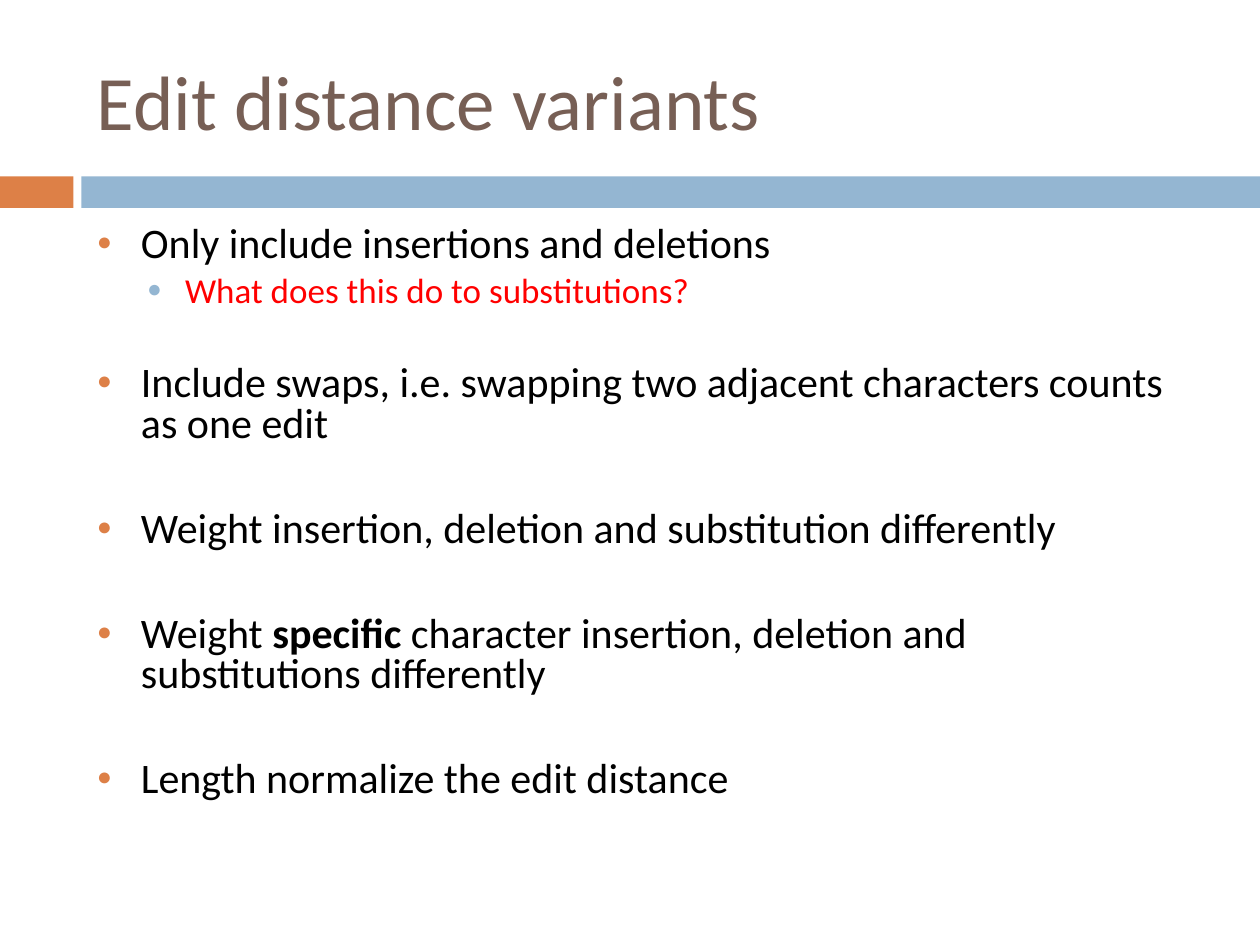
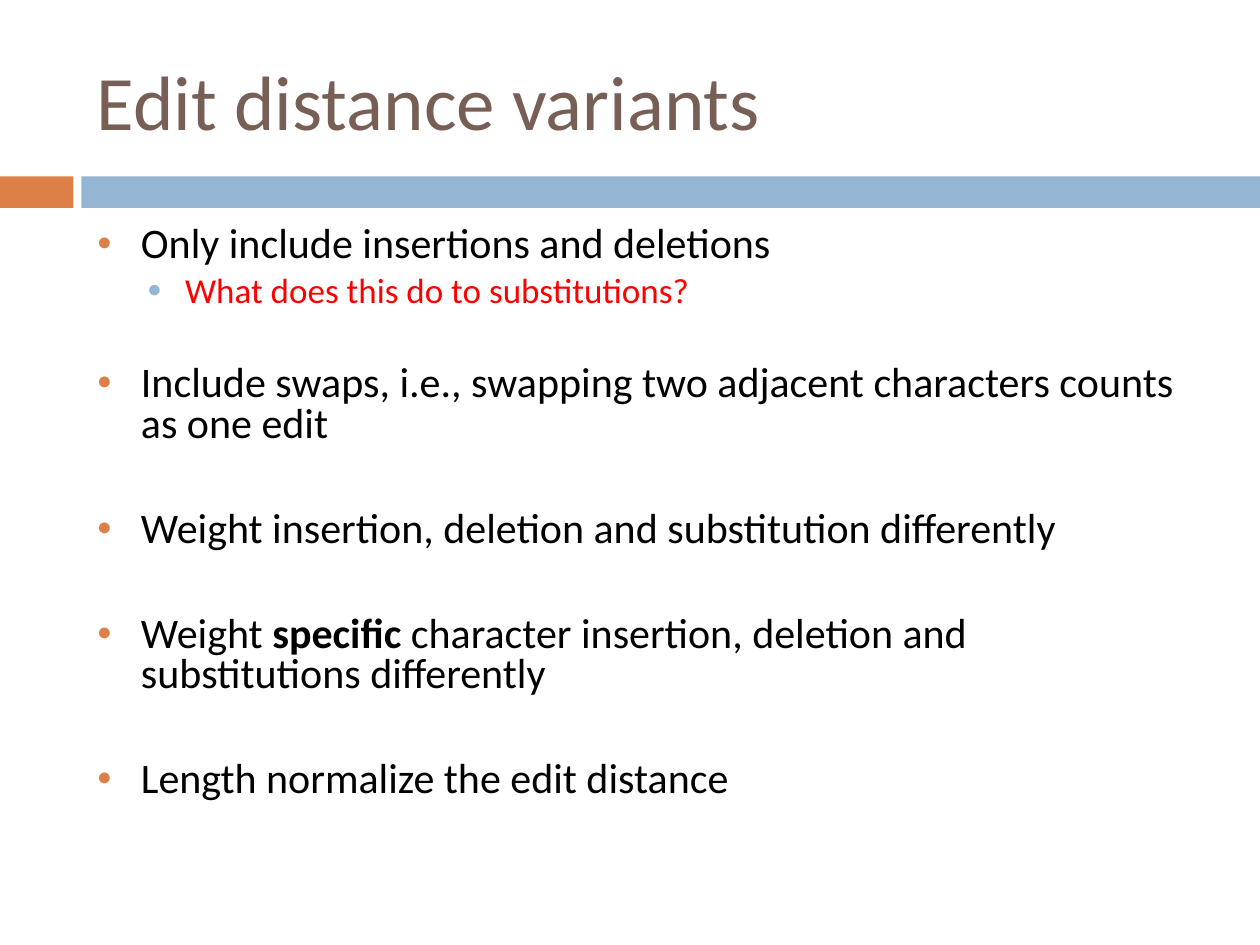
Before and after one commit to Collins-kariuk/Algorithms, a slide deck: slide 104 of Lectures/Lecture 12_Dynamic Programming_Even More Fun!.pptx. Drawn at 1260x945 pixels with LibreOffice and Linux fonts; fonts in the diff are those of the drawing. Boxes give left, top, right and bottom in pixels: in the first picture for what was removed or moved away, otherwise in the second. Text is boxed around its words. In the diff, an @@ line names an element or a change of style, - is before the commit and + after.

```diff
--- a/Lectures/Lecture 12_Dynamic Programming_Even More Fun!.pptx
+++ b/Lectures/Lecture 12_Dynamic Programming_Even More Fun!.pptx
@@ text at (141,367,1173,439): text changed @@
-● Include swaps, i.e. swapping two adjacent characters counts as one edit
+● Include swaps, i.e., swapping two adjacent characters counts as one edit
```
Also in this commit, not shown: 6 other slides changed.
